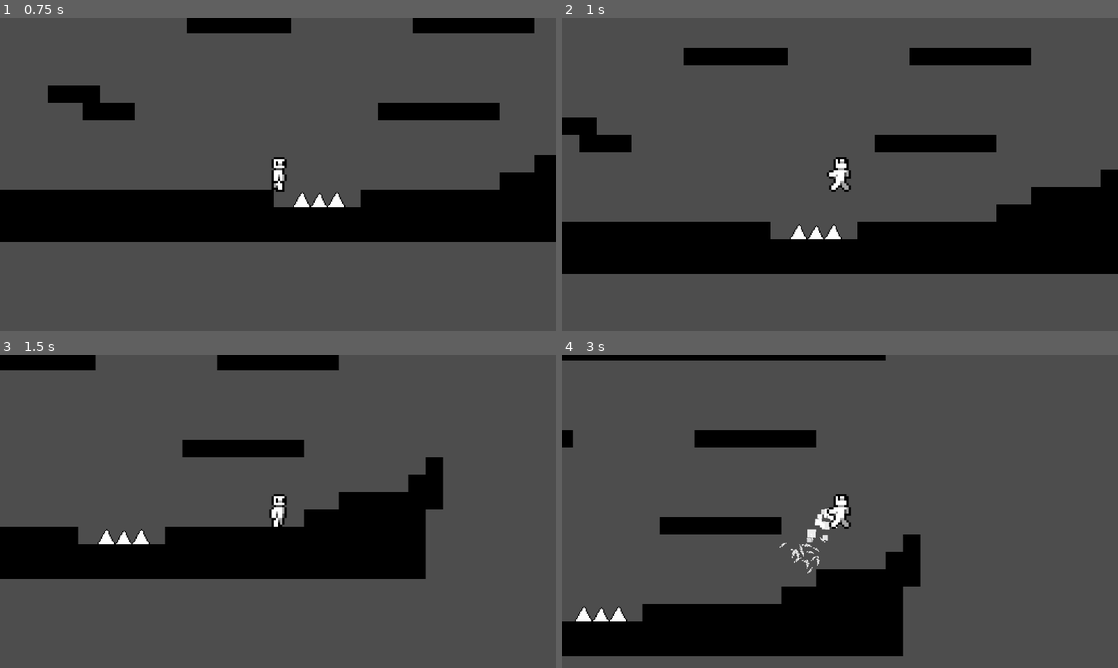
Above: before the commit, frames 1-4 (two rows, left to right).
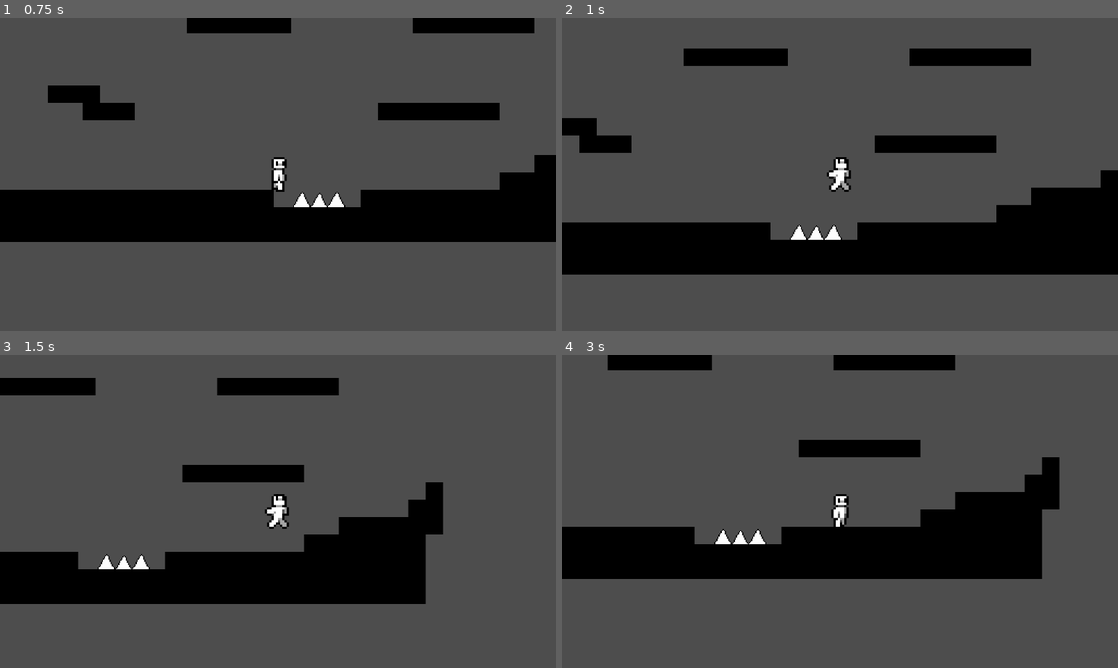
Above: after the commit, the same moments.

Repository: Choco-latez/gmtk-2026
Game: Godot game, scene res://Map/map_test.tscn
Two runs of this game, one before a commit and one after it. Both use one fixed random seed, a clock stepped at 60 frames per second and the inputs below.
Inputs (mouse positions are in pixels of both pictures, inside the frame that each line leads up to):
- Up to frame 1 (0.75 s): tap Enter at 0.5 s; move the mouse to (400, 158) at 0.52 s; hold Right (RIGHT) from 0.53 s (still down); hold C (INTERACT) from 0.53 s (still down); click (400, 158) at 0.67 s
- Up to frame 2 (1 s): keep holding Right (RIGHT); keep holding C (INTERACT); tap X (JUMP) at 0.77, 0.8 s
- Up to frame 3 (1.5 s): keep holding Right (RIGHT); tap X (JUMP) at 1.07, 1.35 s; move the mouse to (166, 527) at 1.27 s; release C (INTERACT) at 1.28 s
- Up to frame 4 (3 s): tap X (JUMP) at 1.52, 1.82 s; tap C (INTERACT) at 1.55, 2.85 s; move the mouse to (895, 442) at 2.02 s; release Right (RIGHT) at 2.03 s; hold Left (LEFT) 2.03-2.78 s; hold X (JUMP) 2.03-2.78 s; tap Z (DIVE) at 2.1 s; move the mouse to (812, 574) at 2.77 s; hold Right (RIGHT) from 2.78 s (still down); click (812, 574) at 2.92 s

Frame 1 is identical in both runs. In frame 2, 0.8% of the frame differs, in the area x 0-100%, y 9-82%; in frame 3, 20%; in frame 4, 32%, in the area x 0-90%, y 0-97%.

Commit message:
some stuff

Diff:
--- a/gmtk-2026/Entities/Character Entities/Player/Scripts/Player.gd
+++ b/gmtk-2026/Entities/Character Entities/Player/Scripts/Player.gd
@@ -10,14 +10,31 @@
 var can_jump : bool
 var continue_jump : bool
 
-var base_additional_jumps : int = 1
+@export var base_additional_jumps : int = 1
 var additional_jumps_available : int
 
+@export var dive_unlocked :bool = false
 
 var dive_available : bool = true
 var diving : bool = false
 
 var gravity:bool = true
+
+@export var swan_time_unlocked: bool = false
+var swan_time_available :bool = true
+
+func swan_time():
+	if not swan_time_unlocked:
+		return
+
+	if swan_time_available and Input.is_action_pressed("INTERACT"):
+		Engine.time_scale = 0.4
+		AudioServer.playback_speed_scale = 0.4
+		swan_time_available = false
+		%"Swan Time".start()
+	if Input.is_action_just_released("INTERACT"):
+		Engine.time_scale = 1
+		AudioServer.playback_speed_scale = 1
 
 func die() -> void:
 	if Savedata.fastdeath:
@@ -48,6 +65,8 @@
 	if Input.is_action_just_pressed("debug2"):
 		die()
 
+	swan_time()
+
 func apply_gravity(true_or_false:bool):
 	if true_or_false:
 		%"Normal Movement".process_mode = Node.PROCESS_MODE_INHERIT
@@ -61,3 +80,12 @@
 func jump_particles_instantiate():
 	var jp = jump_particle_instance.instantiate()
 	$Particles.add_child(jp)
+
+
+func _on_swan_time_timeout() -> void:
+	Engine.time_scale = 1
+	AudioServer.playback_speed_scale = 1
+
+
+func _on_swan_time_recharge_timeout() -> void:
+	swan_time_available = false
--- a/gmtk-2026/Entities/Character Entities/Player/Scripts/anim_manager.gd
+++ b/gmtk-2026/Entities/Character Entities/Player/Scripts/anim_manager.gd
@@ -19,9 +19,9 @@
 	if player.diving:
 		%AnimationPlayer.play("charge")
 		return
-	elif Input.is_action_just_pressed("INTERACT"):
-		%AnimationPlayer.play("interact")
-		return
+	#elif Input.is_action_just_pressed("INTERACT"):
+		#%AnimationPlayer.play("interact")
+		#return
 	if player.velocity == Vector2.ZERO:
 		if %AnimationPlayer.current_animation != "idle":
 			%AnimationPlayer.play("idle")
@@ -40,9 +40,9 @@
 	if player.diving:
 		%AnimationPlayer.play("charge")
 		return
-	elif Input.is_action_just_pressed("INTERACT"):
-		%AnimationPlayer.play("interact")
-		return
+	#elif Input.is_action_just_pressed("INTERACT"):
+		#%AnimationPlayer.play("interact")
+		#return
 
 	if player.velocity == Vector2.ZERO:
 		if %AnimationPlayer.current_animation != "idle":
--- a/gmtk-2026/Entities/Character Entities/Player/Scripts/normal_movement.gd
+++ b/gmtk-2026/Entities/Character Entities/Player/Scripts/normal_movement.gd
@@ -33,15 +33,14 @@
 		%"Coyote Time".stop()
 		player.can_jump = false
 		player.continue_jump = true
-		player.jump_particles_instantiate()
 	elif Input.is_action_just_pressed("JUMP") and player.additional_jumps_available > 0:
 		%"Jump Timer".start()
 		player.continue_jump = true
 		player.velocity.y = player.JUMP_VELOCITY
 		player.additional_jumps_available -=1
 		player.jump_particles_instantiate()
-	elif Input.is_action_pressed("JUMP") and player.continue_jump:
-		player.velocity.y += player.JUMP_VELOCITY/18
+	elif Input.is_action_pressed("JUMP") and player.continue_jump and not player.is_on_floor():
+		player.velocity.y += player.JUMP_VELOCITY* 3.5 * get_physics_process_delta_time()
 	if Input.is_action_just_released("JUMP"):
 		%"Jump Timer".stop()
 		player.continue_jump = false
@@ -59,6 +58,9 @@
 		player.velocity.x = move_toward(player.velocity.x, 0, player.SPEED)
 
 func handle_dive():
+	if not player.dive_unlocked:
+		return
+
 	if Input.is_action_just_pressed("DIVE") and player.dive_available and not player.is_on_floor():
 		%"Dive Timer".wait_time = 0.5
 		%"Dive Timer".start()
--- a/gmtk-2026/Entities/Character Entities/Player/Scripts/zero_gravity_movement.gd
+++ b/gmtk-2026/Entities/Character Entities/Player/Scripts/zero_gravity_movement.gd
@@ -107,7 +107,6 @@
 			else:
 				jumping_dir = - input.normalized()
 			player.velocity = jumping_dir * player.JUMP_VELOCITY
-			player.jump_particles_instantiate()
 
 	elif standing_dir == standing_directions.NONE:
 		if Input.is_action_just_pressed("JUMP") and player.additional_jumps_available > 0:
--- a/gmtk-2026/Entities/Character Entities/Player/character_body_2d.tscn
+++ b/gmtk-2026/Entities/Character Entities/Player/character_body_2d.tscn
@@ -247,6 +247,7 @@
 collision_layer = 2
 script = ExtResource("1_y01m2")
 jump_particle_instance = ExtResource("2_jpkce")
+base_additional_jumps = 0
 
 [node name="Particles" type="Node2D" parent="." unique_id=494589182]
 position = Vector2(0, 6)
@@ -307,6 +308,15 @@
 wait_time = 0.3
 one_shot = true
 
+[node name="Swan Time" type="Timer" parent="." unique_id=132042822]
+unique_name_in_owner = true
+one_shot = true
+
+[node name="Swan Time Recharge" type="Timer" parent="Swan Time" unique_id=793853900]
+unique_name_in_owner = true
+wait_time = 30.0
+one_shot = true
+
 [node name="Jump Timer" type="Timer" parent="." unique_id=2075924328]
 unique_name_in_owner = true
 one_shot = true
@@ -340,6 +350,8 @@
 [connection signal="timeout" from="Coyote Time" to="." method="_on_coyote_time_timeout"]
 [connection signal="timeout" from="Coyote Time" to="Normal Movement" method="_on_coyote_time_timeout"]
 [connection signal="timeout" from="Coyote Time" to="Zero Gravity Movement" method="_on_coyote_time_timeout"]
+[connection signal="timeout" from="Swan Time" to="." method="_on_swan_time_timeout"]
+[connection signal="timeout" from="Swan Time/Swan Time Recharge" to="." method="_on_swan_time_recharge_timeout"]
 [connection signal="timeout" from="Jump Timer" to="." method="_on_jump_timer_timeout"]
 [connection signal="timeout" from="Jump Timer" to="Normal Movement" method="_on_jump_timer_timeout"]
 [connection signal="timeout" from="Dive Timer" to="." method="_on_dive_timer_timeout"]
--- a/gmtk-2026/Entities/Scripts/door_entity.gd
+++ b/gmtk-2026/Entities/Scripts/door_entity.gd
@@ -46,6 +46,7 @@
 		%Line2D.add_point(vec)
 
 
+
 func move_door(open):
 	if tween:
 		tween.kill() # Abort the previous animation.
